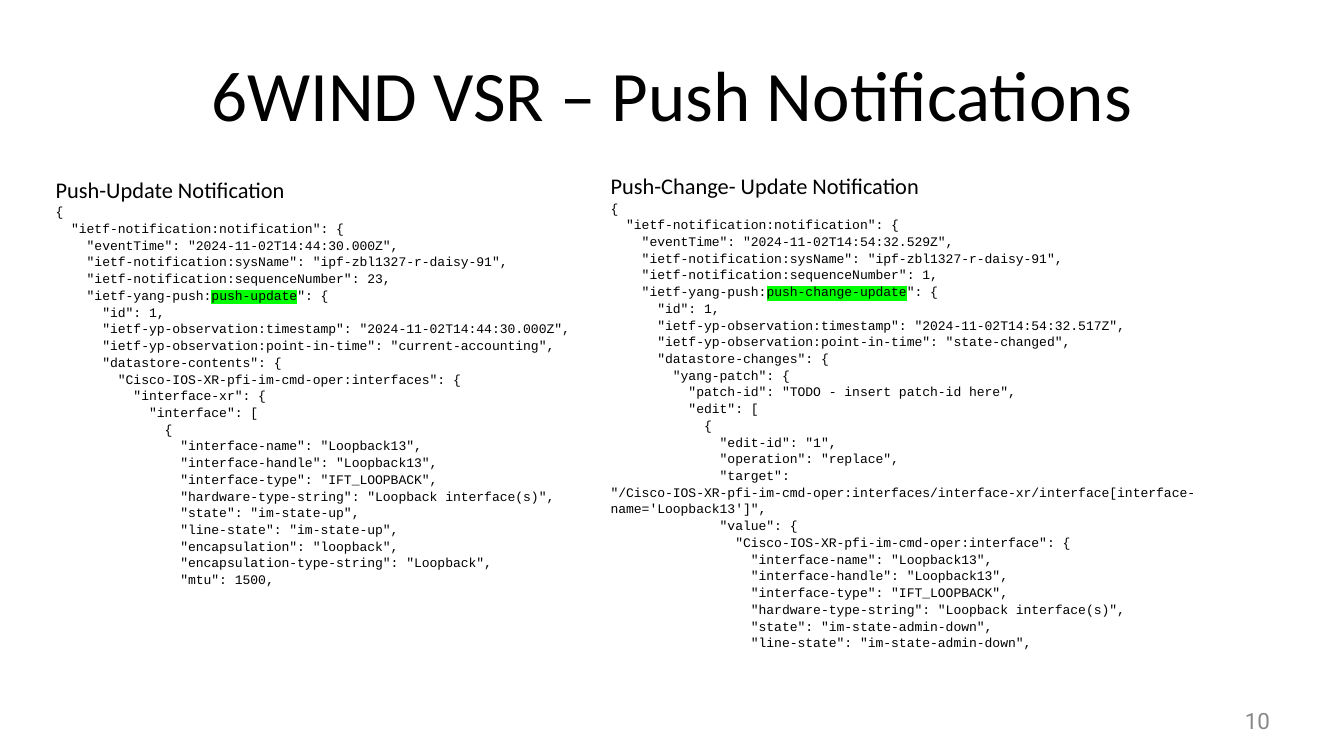
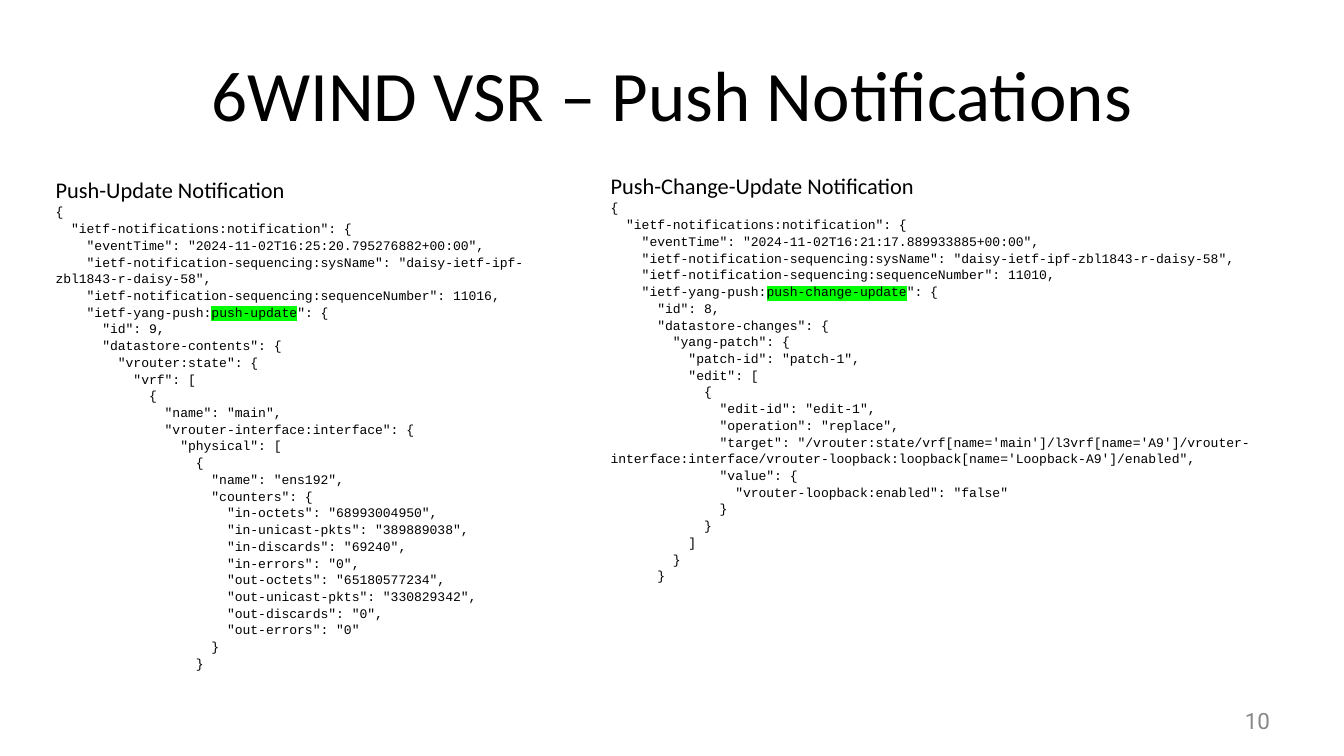
Before and after one commit to network-analytics/ietf-network-analytics-document-status, a slide deck: slide 10 of 121/Hackathon/ietf-121-hackathon-validate-yang-push-publisher.pptx. Drawn at 1344x756 pixels with LibreOffice and Linux fonts; fonts in the diff are those of the drawing. Boxes give left, top, right and bottom in pixels: in the first picture for what was removed or moved away, otherwise in the second. Text is boxed around its words. In the diff, an @@ line names an element or a change of style, - is before the commit and + after.

```diff
--- a/121/Hackathon/ietf-121-hackathon-validate-yang-push-publisher.pptx
+++ b/121/Hackathon/ietf-121-hackathon-validate-yang-push-publisher.pptx
@@ text at <box>611,178,913,198</box>: spaces changed @@
-Push-Change- Update Notification
+Push-Change-Update Notification
@@ text at <box>56,224,524,303</box>: text changed @@
-"ietf-notification:notification": {
-"eventTime": "2024-11-02T14:44:30.000Z",
-"ietf-notification:sysName": "ipf-zbl1327-r-daisy-91",
-"ietf-notification:sequenceNumber": 23,
+"ietf-notifications:notification": {
+"eventTime": "2024-11-02T16:25:20.795276882+00:00",
+"ietf-notification-sequencing:sysName": "daisy-ietf-ipf-zbl1843-r-daisy-58",
+"ietf-notification-sequencing:sequenceNumber": 11016,
@@ text at <box>626,220,1235,282</box>: text changed @@
-"ietf-notification:notification": {
-"eventTime": "2024-11-02T14:54:32.529Z",
-"ietf-notification:sysName": "ipf-zbl1327-r-daisy-91",
-"ietf-notification:sequenceNumber": 1,
+"ietf-notifications:notification": {
+"eventTime": "2024-11-02T16:21:17.889933885+00:00",
+"ietf-notification-sequencing:sysName": "daisy-ietf-ipf-zbl1843-r-daisy-58",
+"ietf-notification-sequencing:sequenceNumber": 11010,
@@ text at <box>102,324,165,336</box>: text changed @@
-"id": 1,
-"ietf-yp-observation:timestamp": "2024-11-02T14:44:30.000Z",
-"ietf-yp-observation:point-in-time": "current-accounting",
+"id": 9,
@@ text at <box>657,303,720,316</box>: text changed @@
-"id": 1,
-"ietf-yp-observation:timestamp": "2024-11-02T14:54:32.517Z",
-"ietf-yp-observation:point-in-time": "state-changed",
+"id": 8,
@@ text at <box>118,357,243,384</box>: text changed @@
-"Cisco-IOS-XR-pfi-im-cmd-oper:interfaces": {
-"interface-xr": {
-"interface": [
+"vrouter:state": {
+"vrf": [
@@ text at <box>688,354,860,366</box>: text changed @@
-"patch-id": "TODO - insert patch-id here",
+"patch-id": "patch-1",
@@ text at <box>165,408,477,634</box>: text changed @@
-"interface-name": "Loopback13",
-"interface-handle": "Loopback13",
-"interface-type": "IFT_LOOPBACK",
-"hardware-type-string": "Loopback interface(s)",
-"state": "im-state-up",
-"line-state": "im-state-up",
-"encapsulation": "loopback",
-"encapsulation-type-string": "Loopback",
-"mtu": 1500,
+"name": "main",
+"vrouter-interface:interface": {
+"physical": [
+{
+"name": "ens192",
+"counters": {
+"in-octets": "68993004950",
+"in-unicast-pkts": "389889038",
+"in-discards": "69240",
+"in-errors": "0",
+"out-octets": "65180577234",
+"out-unicast-pkts": "330829342",
+"out-discards": "0",
+"out-errors": "0"
+}
+}
@@ text at <box>720,404,875,416</box>: text changed @@
-"edit-id": "1",
+"edit-id": "edit-1",
@@ text at <box>611,437,1250,466</box>: text changed @@
-"target": "/Cisco-IOS-XR-pfi-im-cmd-oper:interfaces/interface-xr/interface[interface-name='Loopback13']",
+"target": "/vrouter:state/vrf[name='main']/l3vrf[name='A9']/vrouter-interface:interface/vrouter-loopback:loopback[name='Loopback-A9']/enabled",
@@ text at <box>735,487,1009,500</box>: text changed @@
-"Cisco-IOS-XR-pfi-im-cmd-oper:interface": {
-"interface-name": "Loopback13",
-"interface-handle": "Loopback13",
-"interface-type": "IFT_LOOPBACK",
-"hardware-type-string": "Loopback interface(s)",
-"state": "im-state-admin-down",
-"line-state": "im-state-admin-down",
+"vrouter-loopback:enabled": "false"
+}
+}
+]
+}
+}
```
Also in this commit, not shown: 3 other slides changed, 1 other file.
